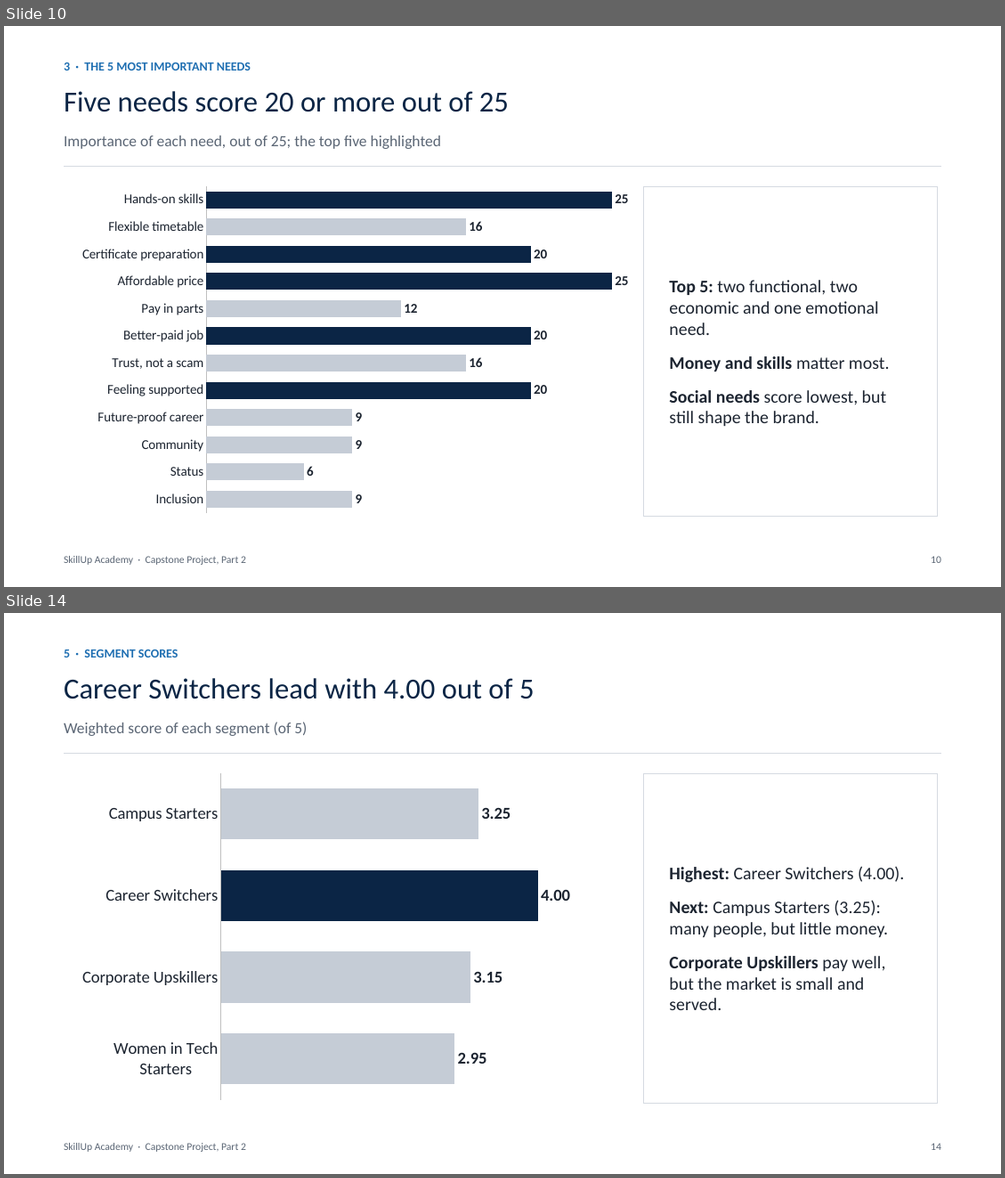
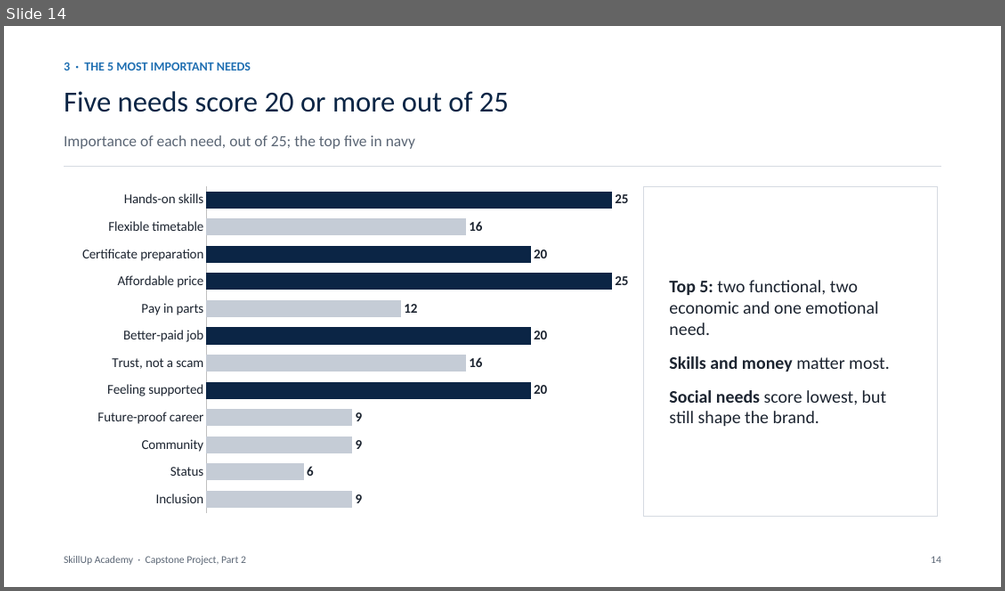
Before and after one commit to BadboyVee/BlackHoleeee, a slide deck: capstone/Customer_Analysis.pptx. Shown one above the other, each under a label of ours: slides 10 and 14 before the commit, slide 14 after it; the slides between them are not shown. The pictures are 1005x1178 and 1005x591 pixels, drawn with LibreOffice and Linux fonts; fonts in the diff are those of the drawing. Boxes give left, top, right and bottom in pixels: in the first picture for what was removed or moved away, otherwise in the second. Text is boxed around its words. In the diff, an @@ line names an element or a change of style, - is before the commit and + after.

```diff
--- a/capstone/Customer_Analysis.pptx
+++ b/capstone/Customer_Analysis.pptx
@@ slide 14 removed at <box>4,613,1001,1174</box>, background #FFFFFF @@
@@ text removed at <box>64,649,178,657</box> @@
-5 · SEGMENT SCORES
@@ title removed at <box>64,678,534,699</box> @@
-Career Switchers lead with 4.00 out of 5
@@ text removed at <box>64,722,307,736</box> @@
-Weighted score of each segment (of 5)
@@ line removed from (64, 754) to (941, 754) @@
@@ bar chart removed at <box>72,766,629,1107</box> @@
-categories: Campus Starters, Career Switchers, Corporate Upskillers, Women in Tech Starters
-Series 1: 3.25, 4, 3.15, 2.95
@@ rectangle removed at <box>643,774,938,1103</box> @@
@@ text removed at <box>669,866,904,1010</box> @@
-Highest: Career Switchers (4.00).
-Next: Campus Starters (3.25): many people, but little money.
-Corporate Upskillers pay well, but the market is small and served.
@@ text removed at <box>64,1143,246,1151</box> @@
-SkillUp Academy · Capstone Project, Part 2
@@ text removed at <box>930,1143,941,1150</box> @@
-14
@@ what was slide 10 is now slide 14 @@
@@ slide 14 changed as well @@
@@ text at <box>64,135,415,149</box>: text changed @@
-Importance of each need, out of 25; the top five highlighted
+Importance of each need, out of 25; the top five in navy
@@ text at <box>669,280,887,426</box>: text changed @@
-Money and skills matter most.
+Skills and money matter most.
@@ text at <box>930,556,941,563</box>: text changed @@
-10
+14
```
Also in this commit, not shown: 14 other slides changed, 7 slides added, 1 other slide removed, 8 other files.
